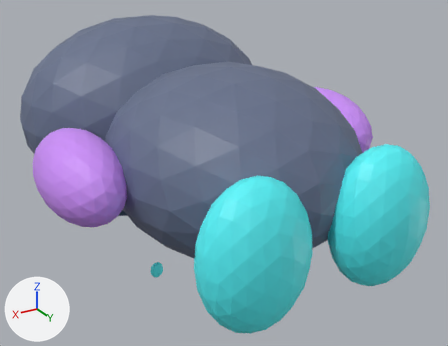
A saved change to the glTF model models/neonbot_surprised.glb.
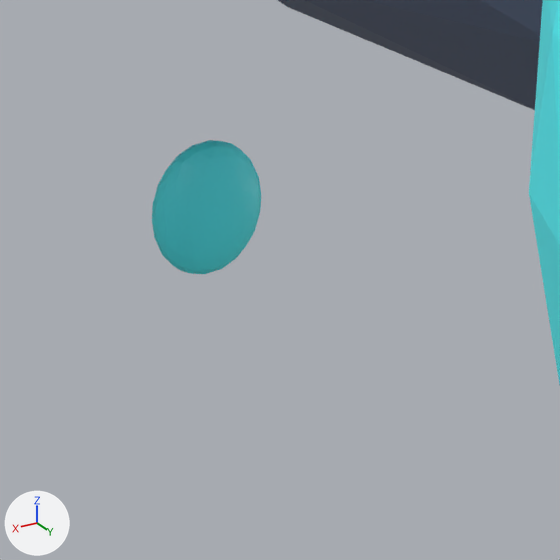
Old and new are each drawn whole from a 50 mm lens placed at (1.8, 2.926, 1.381), pointed at (-0.215, -0.432, -0.298) and again close up on the part from 30% to 44% of the width and 71% to 90% of the height. Every picture has the same lights, and +X, +Y and +Z are marked at lower left. The first two pictures are the older version. Where no turn or scale is listed for an object, it has been applied to the vertices.

The first close-up shows 'body', 'foot1', 'permanent_mouth'.
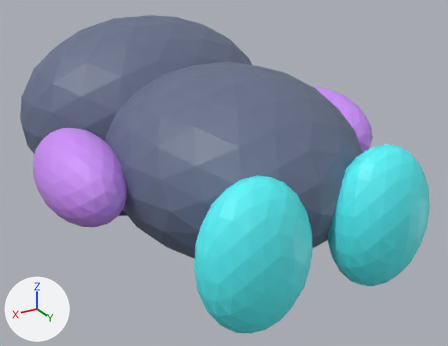
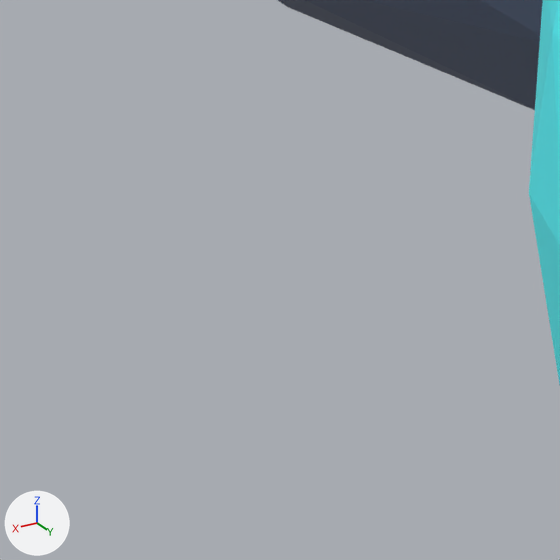
Changed parts and their boxes (x1, y1, x2, y2) in the close-ups (560 x 560 px):
'permanent_mouth', rescaled (not visible afterwards)
    before: (152, 140, 261, 274)

The change, as a list of edits to the scene's bpy script:
```text
Change ob_permanent_mouth:
    ob_permanent_mouth.scale: (0.28, 0.13, 1.35) -> (0.55, 0.13, 0.7)
```
